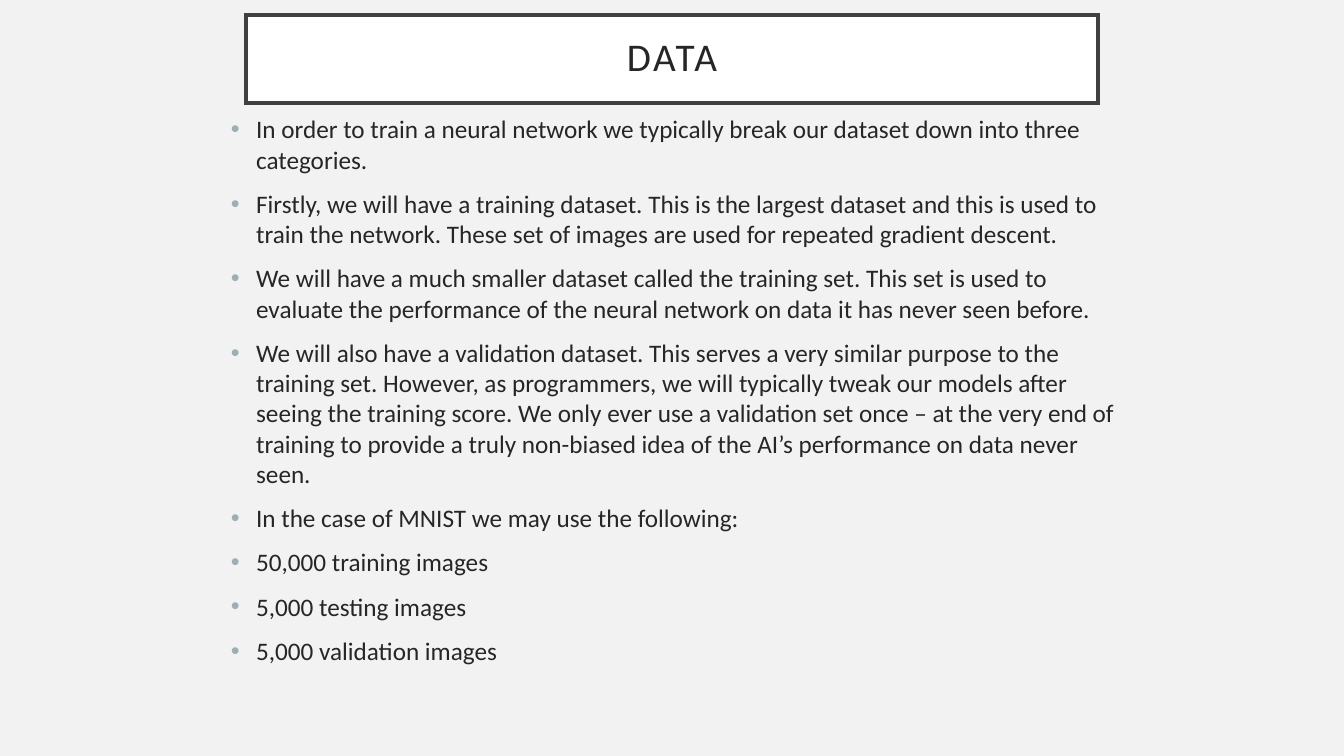
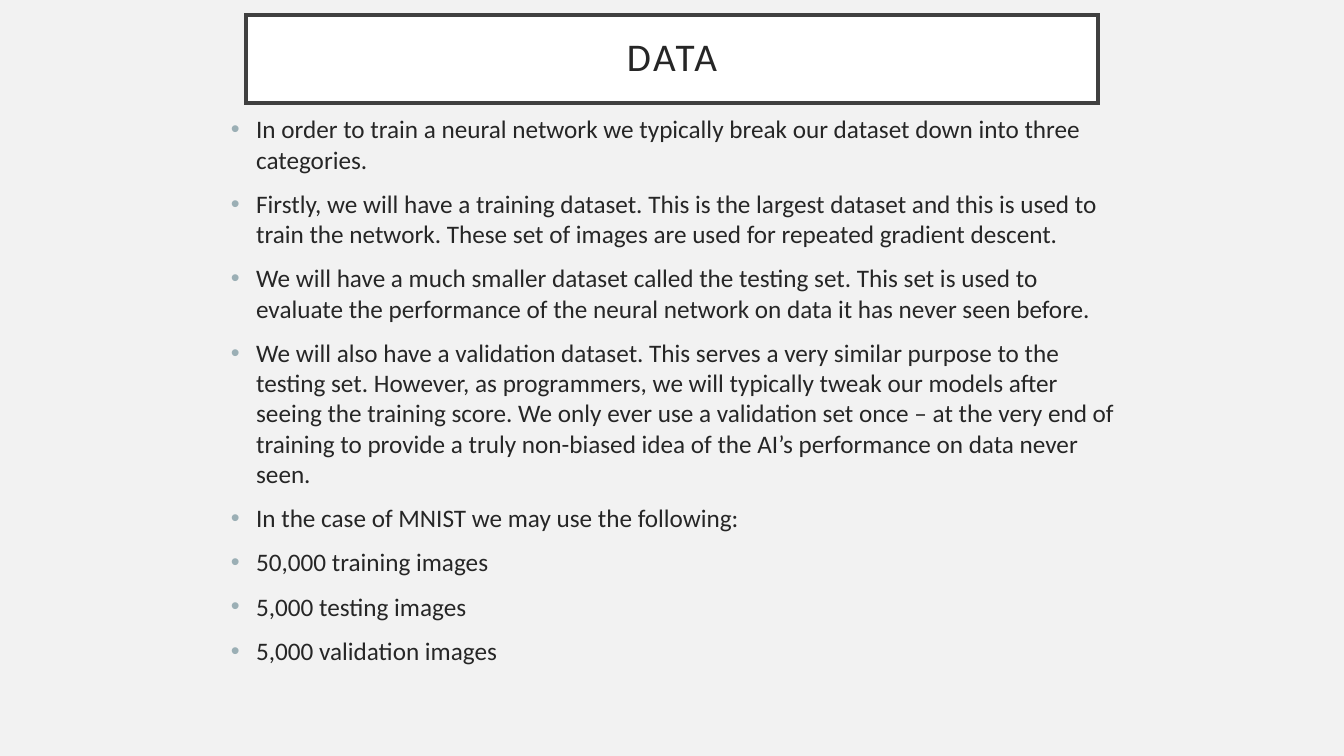
Before and after one commit to philipmortimer/AI-Course, a slide deck: slide 35 of Slides/AI Part 4.pptx. Drawn at 1344x756 pixels with LibreOffice and Linux fonts; fonts in the diff are those of the drawing. Boxes give left, top, right and bottom in pixels: in the first picture for what was removed or moved away, otherwise in the second. Text is boxed around its words. In the diff, an @@ line names an element or a change of style, - is before the commit and + after.

```diff
--- a/Slides/AI Part 4.pptx
+++ b/Slides/AI Part 4.pptx
@@ text at box(256, 269, 1114, 483): text changed @@
-• We will have a much smaller dataset called the training set. This set is used to evaluate the performance of the neural network on data it has never seen before.
-• We will also have a validation dataset. This serves a very similar purpose to the training set. However, as programmers, we will typically tweak our models after seeing the training score. We only ever use a validation set once – at the very end of training to provide a truly non-biased idea of the AI’s performance on data never seen.
+• We will have a much smaller dataset called the testing set. This set is used to evaluate the performance of the neural network on data it has never seen before.
+• We will also have a validation dataset. This serves a very similar purpose to the testing set. However, as programmers, we will typically tweak our models after seeing the training score. We only ever use a validation set once – at the very end of training to provide a truly non-biased idea of the AI’s performance on data never seen.
```
Also in this commit, not shown: 1 other file.
